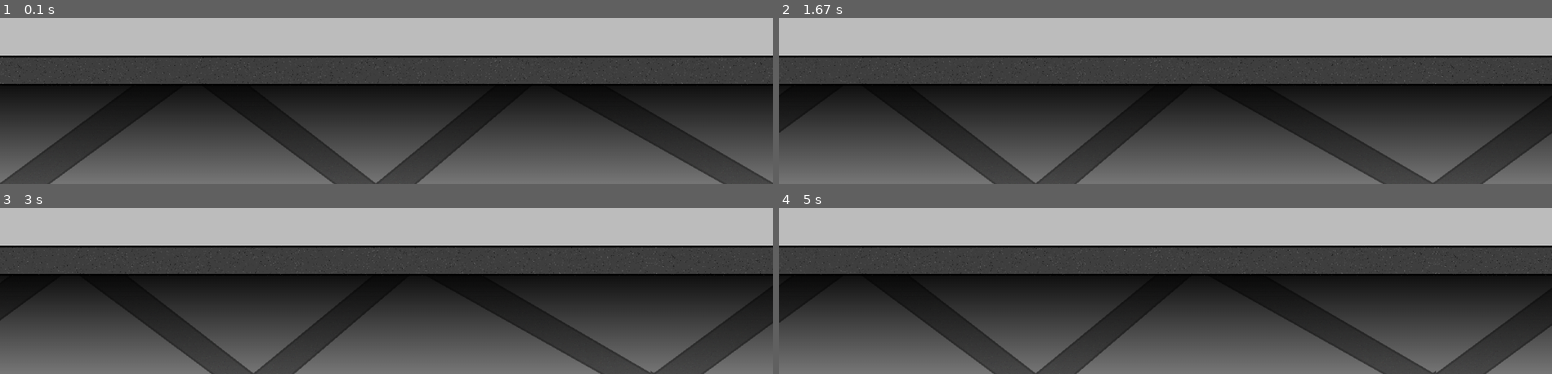
Above: before the commit, frames 1-4 (two rows, left to right).
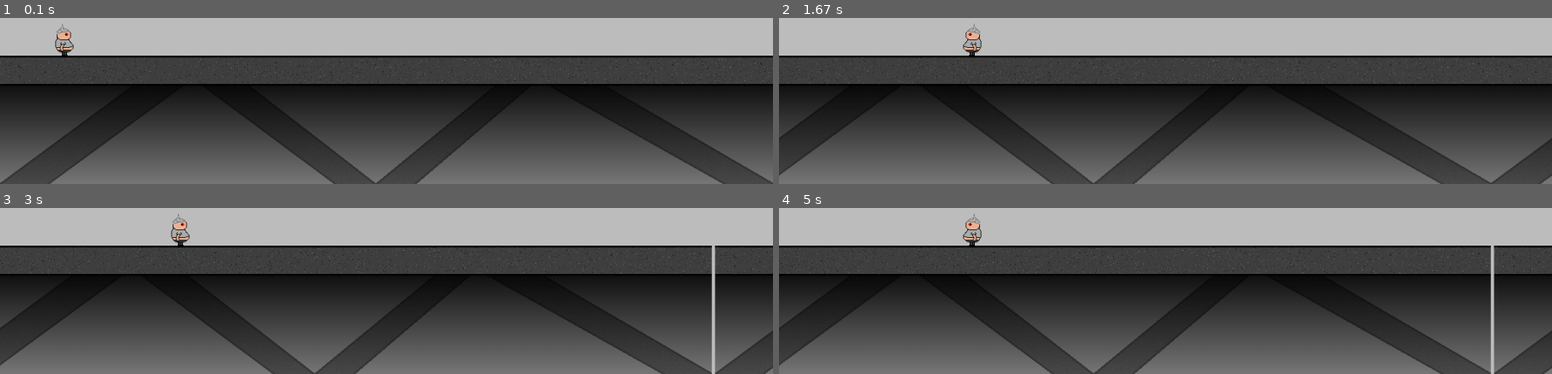
Above: after the commit, the same moments.

Repository: NikMatyukhin/true_pygame
Game: pygame game, started from src/main.py
The game is run twice, just before and just after one commit, with the same random seed, the same clock (stepped at 60 frames per second) and the same inputs.
Inputs:
- Up to frame 1 (0.1 s): no input
- Up to frame 2 (1.67 s): hold Right 0.33-0.8 s; hold Right 0.83-1.3 s; hold Left from 1.33 s (still down)
- Up to frame 3 (3 s): release Left at 1.87 s; hold Left 1.9-2.3 s; hold Right 2.33-2.97 s
- Up to frame 4 (5 s): hold Left 3-3.47 s; hold Right 3.5-3.97 s; hold Right 4-4.47 s; hold Left from 4.5 s (still down)

The runs differ from the first frame. In frame 1, 0.2% of the frame differs, in the area x 7-10%, y 3-23%; in frame 2, 15%; in frame 3, 15%; in frame 4, 16%, in the area x 0-100%, y 3-100%.

Commit message:
Добавлен игрок
Немного переписал логику передвижения, чел теперь поворачивается, снизил временно FPS до 30 (на 60 рвалась текстура).

Diff:
--- a/src/background.py
+++ b/src/background.py
@@ -1,8 +1,12 @@
+import pygame
+
+
 class Background():
     def __init__(self, surface, image, ms, x, y):
         self.surface = surface
         self.image = image
         self.rect = self.image.get_rect()
+        self.moving_speed = ms
 
         self.Y1 = y
         self.X1 = x
@@ -10,17 +14,18 @@
         self.Y2 = y
         self.X2 = self.rect.width
 
-        self.moving_speed = ms
+    def update(self):
+        keys = pygame.key.get_pressed()
 
-    def update(self, left, right):
-        if left:
+        if keys[pygame.K_LEFT]:
             self.X1 += self.moving_speed
             self.X2 += self.moving_speed
             if self.X1 >= self.rect.width:
                 self.X1 = -self.rect.width
             if self.X2 >= self.rect.width:
                 self.X2 = -self.rect.width
-        elif right:
+
+        elif keys[pygame.K_RIGHT]:
             self.X1 -= self.moving_speed
             self.X2 -= self.moving_speed
             if self.X1 <= -self.rect.width:
--- a/src/main.py
+++ b/src/main.py
@@ -1,10 +1,11 @@
 import os
 import sys
 import pygame
+import player
 import background
 
 # полезные константы
-FPS = 60
+FPS = 30
 WIN_HEIGHT = 800
 WIN_WIDTH = 1200
 FLOOR_HEIGHT = 200
@@ -13,23 +14,32 @@
 game_folder = os.path.dirname(__file__)
 img_folder = os.path.join(game_folder, 'assets')
 
-# изображения, ассеты и спрайты
-floor_image = pygame.image.load(os.path.join(img_folder, 'floor_back.bmp'))
-
 # инициализация модулей pygame
 pygame.init()
 
 # создаем объект главной поверхности
 main_surface = pygame.display.set_mode((WIN_WIDTH, WIN_HEIGHT))
-main_surface.fill('gray')
 
+# изображения, ассеты и спрайты
+floor_image = pygame.image.load(os.path.join(img_folder,
+                                             'floor_back.bmp'))
+player_image = pygame.image.load(os.path.join(img_folder,
+                                              'player.bmp')).convert()
+player_image.set_colorkey((255, 255, 255))
+
+# создаём пол
 background_floor = background.Background(main_surface, floor_image, 5, 0,
                                          WIN_HEIGHT - FLOOR_HEIGHT)
+
+# создаем играбельного персонажа
+player = player.Player(player_image, 10, WIN_WIDTH)
 
 # создаем объект часов задержки
 fps_clock = pygame.time.Clock()
 
 while True:
+
+    main_surface.fill('gray')
 
     # фильтр событий
     for event in pygame.event.get():
@@ -37,8 +47,9 @@
             pygame.quit()
             sys.exit()
 
-    keys = pygame.key.get_pressed()
-    background_floor.update(keys[pygame.K_LEFT], keys[pygame.K_RIGHT])
+    background_floor.update()
+    main_surface.blit(player.image, player.rect)
+    player.update()
 
     # задержка
     fps_clock.tick(FPS)
--- /dev/null
+++ b/src/player.py
@@ -0,0 +1,26 @@
+import pygame
+
+
+class Player(pygame.sprite.Sprite):
+    def __init__(self, image, ms, sw):
+        super().__init__()
+        self.surface = pygame.Surface((50, 50))
+        self.image = image
+        self.rect = self.surface.get_rect(center=(100, 575))
+
+        self.screen_width = sw
+        self.moving_speed = ms
+        self.go_to_right = True
+
+    def update(self):
+        keys = pygame.key.get_pressed()
+        if self.rect.left > 0 and keys[pygame.K_LEFT]:
+            self.rect.move_ip(-self.moving_speed, 0)
+            if self.go_to_right:
+                self.image = pygame.transform.flip(self.image, 1, 0)
+            self.go_to_right = False
+        if self.rect.right < self.screen_width and keys[pygame.K_RIGHT]:
+            self.rect.move_ip(self.moving_speed, 0)
+            if not self.go_to_right:
+                self.image = pygame.transform.flip(self.image, 1, 0)
+            self.go_to_right = True
Binary file added: src/assets/player.bmp
